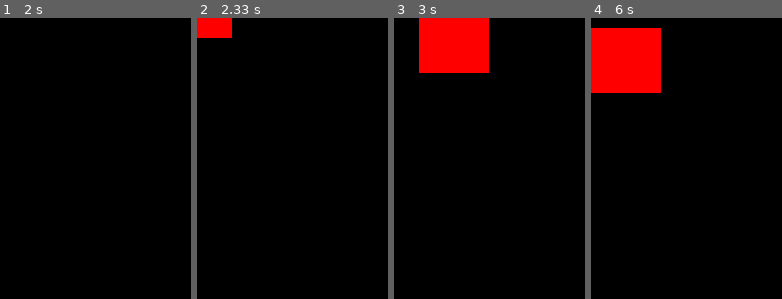
Above: before the commit, frames 1-4 (left to right).
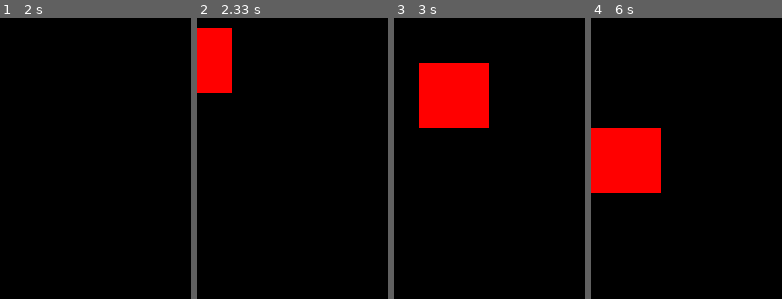
Above: after the commit, the same moments.

Repository: palomagarcia14/Tetris-Project
Game: pygame game, started from tetris_keypress.py
Two runs of this game, one before a commit and one after it. Both use one fixed random seed, a clock stepped at 60 frames per second and the inputs below.
Inputs:
- Up to frame 1 (2 s): hold Left 0.33-0.87 s; hold Up from 1.67 s (still down)
- Up to frame 2 (2.33 s): release Up at 2.03 s; hold Right from 2.07 s (still down)
- Up to frame 3 (3 s): release Right at 2.7 s; hold Down from 2.73 s (still down)
- Up to frame 4 (6 s): release Down at 3.1 s; hold Left 3.13-3.6 s; hold Right 3.63-4.1 s; hold Up 4.13-4.43 s; hold Right 4.47-4.93 s; hold Left 4.97-5.5 s; hold Down 5.53-5.83 s; hold Left from 5.87 s (still down)

Frame 1 is identical in both runs. In frame 2, 4.2% of the frame differs, in the area x 0-19%, y 0-27%; in frame 3, 13%; in frame 4, 17%, in the area x 0-37%, y 3-63%.

Commit message:
Add files via upload

Diff:
--- a/tetris_keypress.py
+++ b/tetris_keypress.py
@@ -28,8 +28,6 @@
     key_input = pygame.key.get_pressed()
     if key_input[pygame.K_LEFT]:
         p1 -= step
-    if key_input[pygame.K_UP]:
-        p2 -= step
     if key_input[pygame.K_RIGHT]:
         p1 += step
     if key_input[pygame.K_DOWN]:
